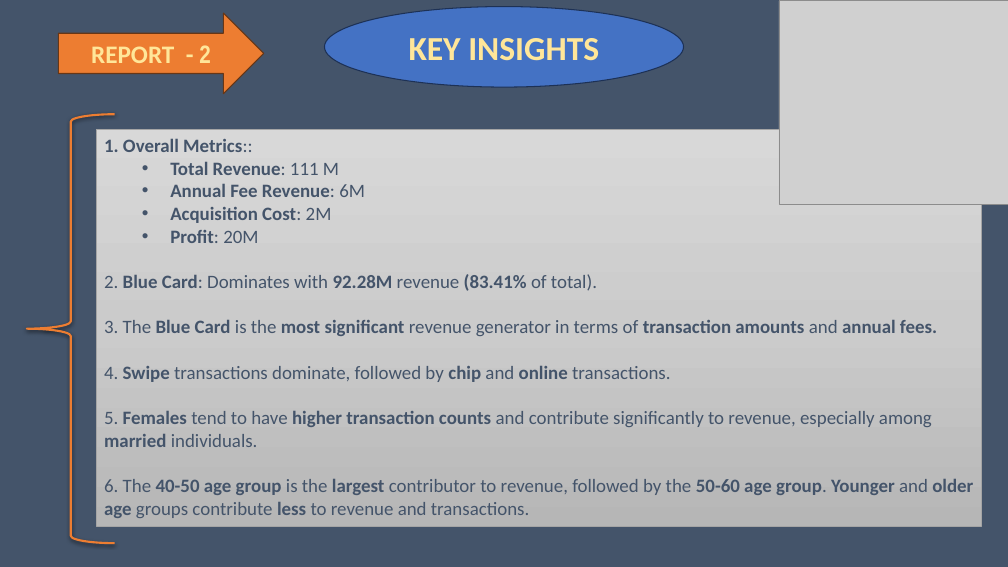
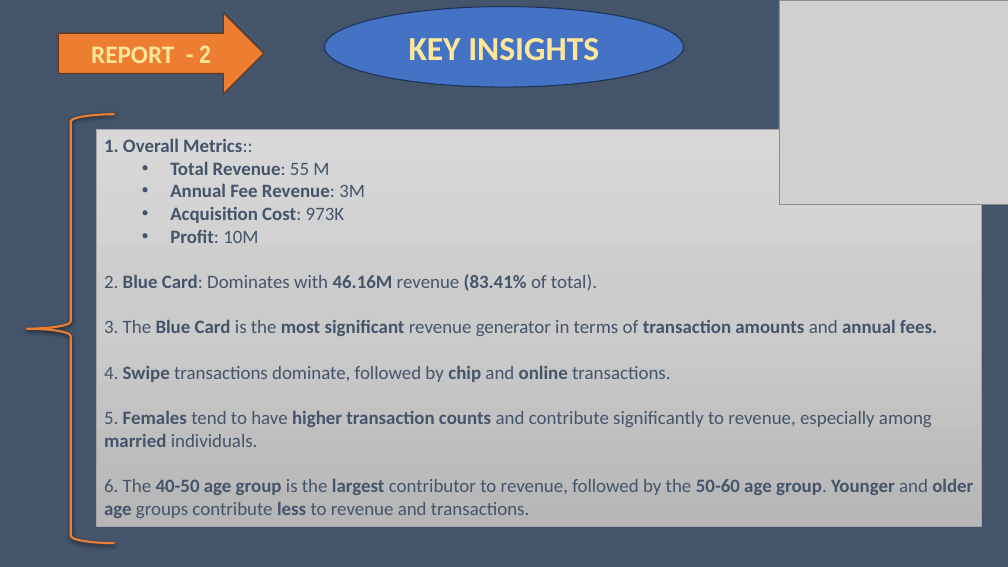
Before and after one commit to KshmaKshma/Credit_Card_Financial_Analysis, a slide deck: slide 20 of CeditCard_tran_cust_analyis_report_presentation.pptx (slide 19 before the commit). Drawn at 1008x567 pixels with LibreOffice and Linux fonts; fonts in the diff are those of the drawing; grey boxes stand for pictures. Boxes give left, top, right and bottom in pixels: in the first picture for what was removed or moved away, otherwise in the second. Text is boxed around its words. In the diff, an @@ line names an element or a change of style, - is before the commit and + after.

```diff
--- a/CeditCard_tran_cust_analyis_report_presentation.pptx
+++ b/CeditCard_tran_cust_analyis_report_presentation.pptx
@@ text in rectangle at [104, 162, 597, 291]: text changed @@
-  • Total Revenue: 111 M
-  • Annual Fee Revenue: 6M
-  • Acquisition Cost: 2M
-  • Profit: 20M
-2. Blue Card: Dominates with 92.28M revenue (83.41% of total).
+  • Total Revenue: 55 M
+  • Annual Fee Revenue: 3M
+  • Acquisition Cost: 973K
+  • Profit: 10M
+2. Blue Card: Dominates with 46.16M revenue (83.41% of total).
```
Also in this commit, not shown: 9 other slides changed, 3 slides added, 2 slides removed.
